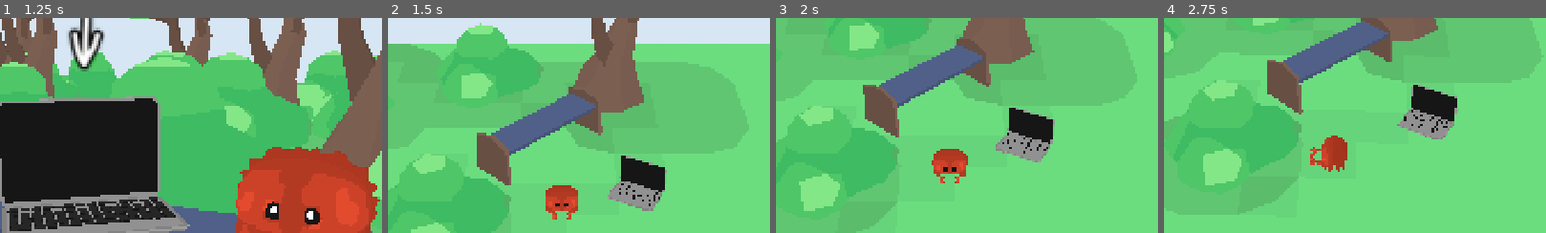
Above: before the commit, frames 1-4 (left to right).
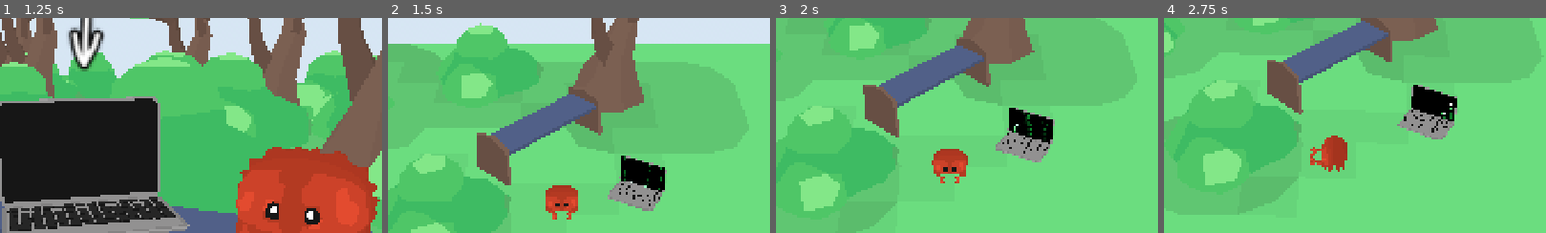
Above: after the commit, the same moments.

Repository: EnotCoder/my_friend_is_fgoty
Game: Godot game, scene res://scenes/main.tscn
The game is run twice, just before and just after one commit, with the same random seed, the same clock (stepped at 60 frames per second) and the same inputs.
Inputs (mouse positions are % of the whole screen's width and height, from its top left):
- Up to frame 1 (1.25 s): move the mouse to (72, 45) at 0.52 s; tap A (A) at 0.6 s; click (72, 45) at 0.67 s; tap D (D) at 0.8 s
- Up to frame 2 (1.5 s): move the mouse to (30, 55) at 1.27 s; tap D (D) at 1.35 s; click (30, 55) at 1.42 s
- Up to frame 3 (2 s): tap S (S) at 1.55 s
- Up to frame 4 (2.75 s): move the mouse to (60, 28) at 2.02 s; tap S (S) at 2.1 s; click (60, 28) at 2.17 s; tap A (A) at 2.3 s
The pictures show only the part of the screen within x 27-77%, y 20-70%; the shares and areas given below are measured in that part.

Frame 1 is identical in both runs. In frame 2, less than 0.1% of the frame differs, in the area x 61-72%, y 64-80%; in frame 3, 0.1%, in the area x 62-72%, y 44-55%; in frame 4, less than 0.1%.

Commit message:
add outline select_obj

Diff:
--- a/scenes/level_1.tscn
+++ b/scenes/level_1.tscn
@@ -10,9 +10,12 @@
 [ext_resource type="PackedScene" uid="uid://c6xmstywcsofl" path="res://action_scene/player.tscn" id="5_fcfvj"]
 [ext_resource type="Shape3D" uid="uid://bbme7xxi5kbil" path="res://collisions/level_1_cysts.tres" id="6_e3sih"]
 [ext_resource type="ArrayMesh" uid="uid://pwvh6llbvf7f" path="res://meshes/mac/mac.res" id="10_2os1m"]
+[ext_resource type="Shader" uid="uid://b700fs1jyol2f" path="res://shaders/select_object.gdshader" id="10_6dial"]
+[ext_resource type="Shader" uid="uid://2i1mls7c23vy" path="res://shaders/mac_fon.gdshader" id="11_2aecg"]
 [ext_resource type="ArrayMesh" uid="uid://bdhhbtiu5dm2q" path="res://meshes/mac/mac_screen_off.res" id="11_go7sj"]
 [ext_resource type="ArrayMesh" uid="uid://khnljtkcmvgi" path="res://meshes/sitting.res" id="12_go7sj"]
 [ext_resource type="Shape3D" uid="uid://cikeb1mxchxph" path="res://collisions/sitting.tres" id="13_7gny6"]
+[ext_resource type="Script" uid="uid://cr7h1b8xe1to2" path="res://scripts/action/select_object_area.gd" id="14_7nomh"]
 
 [sub_resource type="ProceduralSkyMaterial" id="ProceduralSkyMaterial_bswci"]
 sky_top_color = Color(0.8263835, 0.9028206, 0.96717495, 1)
@@ -29,10 +32,52 @@
 adjustment_enabled = true
 adjustment_saturation = 0.8
 
-[sub_resource type="BoxShape3D" id="BoxShape3D_7gny6"]
-size = Vector3(0.8286743, 0.5415039, 0.18261719)
+[sub_resource type="ShaderMaterial" id="ShaderMaterial_1s4pk"]
+render_priority = 0
+shader = ExtResource("10_6dial")
+shader_parameter/highlight_color = Color(0.3, 0.85, 1, 1)
+shader_parameter/opacity = 0.0
+shader_parameter/stripe_spacing = 12.0
+shader_parameter/stripe_width = 0.3
+shader_parameter/stripe_speed = 20.0
+
+[sub_resource type="ShaderMaterial" id="ShaderMaterial_7gny6"]
+render_priority = 0
+shader = ExtResource("11_2aecg")
+shader_parameter/background_color = Color(0.018, 0.025, 0.045, 1)
+shader_parameter/code_color = Color(0.05, 0.95, 0.2, 1)
+shader_parameter/head_color = Color(0.7, 1, 0.8, 1)
+shader_parameter/columns = 64.0
+shader_parameter/rows = 22.0
+shader_parameter/fall_speed = 35.0
+shader_parameter/trail_length = 14.0
+shader_parameter/symbol_change_speed = 10.0
+shader_parameter/brightness = 1.0
+shader_parameter/scanline_strength = 0.06
+shader_parameter/flip_y = false
+
+[sub_resource type="ShaderMaterial" id="ShaderMaterial_x2xxo"]
+render_priority = 0
+shader = ExtResource("10_6dial")
+shader_parameter/highlight_color = Color(0.3, 0.85, 1, 1)
+shader_parameter/opacity = 0.0
+shader_parameter/stripe_spacing = 12.0
+shader_parameter/stripe_width = 0.3
+shader_parameter/stripe_speed = 20.0
 
 [sub_resource type="BoxShape3D" id="BoxShape3D_jmwk8"]
+
+[sub_resource type="ShaderMaterial" id="ShaderMaterial_7nomh"]
+render_priority = 0
+shader = ExtResource("10_6dial")
+shader_parameter/highlight_color = Color(0.3, 0.85, 1, 1)
+shader_parameter/opacity = 0.0
+shader_parameter/stripe_spacing = 12.0
+shader_parameter/stripe_width = 0.3
+shader_parameter/stripe_speed = 20.0
+
+[sub_resource type="BoxShape3D" id="BoxShape3D_jbj1t"]
+size = Vector3(2.5407715, 0.9342041, 1)
 
 [node name="Level1" type="Node3D" unique_id=928790142]
 
@@ -85,28 +130,44 @@
 
 [node name="Mac" type="MeshInstance3D" parent="." unique_id=1835450423]
 transform = Transform3D(0.33545148, 0, -0.94205743, 0, 1, 0, 0.94205743, 0, 0.33545148, 1.3624223, -0.21848449, -0.48973668)
+material_overlay = SubResource("ShaderMaterial_1s4pk")
 mesh = ExtResource("10_2os1m")
 
-[node name="mac_screen_off" type="MeshInstance3D" parent="Mac" unique_id=26171760]
+[node name="mac_screen_code" type="MeshInstance3D" parent="Mac" unique_id=26171760]
+material_override = SubResource("ShaderMaterial_7gny6")
+material_overlay = SubResource("ShaderMaterial_x2xxo")
 mesh = ExtResource("11_go7sj")
 
-[node name="area" type="Area3D" parent="Mac" unique_id=111659120]
+[node name="area" type="Area3D" parent="Mac" unique_id=111659120 node_paths=PackedStringArray("shader_obj")]
 transform = Transform3D(0.7592713, 0, 0.65077424, 0, 1, 0, -0.65077424, 0, 0.7592713, -0.093156934, 0.23613197, -0.111831546)
+script = ExtResource("14_7nomh")
+shader_obj = [NodePath(".."), NodePath("../mac_screen_code")]
 
-[node name="collision" type="CollisionShape3D" parent="Mac/area" unique_id=413714349]
-transform = Transform3D(0.9999988, 0, -4.7683716e-07, 0, 1, 0, 4.7683716e-07, 0, 0.9999988, 0, 0, 0)
-shape = SubResource("BoxShape3D_7gny6")
+[node name="CollisionShape3D" type="CollisionShape3D" parent="Mac/area" unique_id=894546601]
+transform = Transform3D(1, 0, 0, 0, 1, 0, 0, 0, 1, 0.074543834, 0, 0.1686486)
+shape = SubResource("BoxShape3D_jmwk8")
 
 [node name="static" type="StaticBody3D" parent="Mac" unique_id=866579551]
+input_ray_pickable = false
 
 [node name="CollisionShape3D" type="CollisionShape3D" parent="Mac/static" unique_id=2027874632]
 shape = SubResource("BoxShape3D_jmwk8")
 
 [node name="Sitting" type="MeshInstance3D" parent="." unique_id=969822811]
 transform = Transform3D(0.70710677, 0, 0.70710677, 0, 1, 0, -0.70710677, 0, 0.70710677, -0.40396464, 0.16140664, -1.9319048)
+material_overlay = SubResource("ShaderMaterial_7nomh")
 mesh = ExtResource("12_go7sj")
 
 [node name="static" type="StaticBody3D" parent="Sitting" unique_id=213404249]
 
 [node name="CollisionShape3D" type="CollisionShape3D" parent="Sitting/static" unique_id=625048689]
 shape = ExtResource("13_7gny6")
+
+[node name="area" type="Area3D" parent="Sitting" unique_id=2091682386 node_paths=PackedStringArray("shader_obj")]
+transform = Transform3D(1, 0, 0, 0, 1, 0, 0, 0, 1, -0.093156934, 0.23613197, -0.111831546)
+script = ExtResource("14_7nomh")
+shader_obj = [NodePath("..")]
+
+[node name="CollisionShape3D" type="CollisionShape3D" parent="Sitting/area" unique_id=333156204]
+transform = Transform3D(1, 0, 0, 0, 1, 0, 0, 0, 1, 0.10664815, -0.25457764, 0.16864884)
+shape = SubResource("BoxShape3D_jbj1t")
--- /dev/null
+++ b/scripts/action/select_object_area.gd
@@ -0,0 +1,34 @@
+extends Area3D
+
+@export var shader_obj: Array[MeshInstance3D];
+
+func _ready() -> void:
+	for obj in shader_obj:
+		if not is_instance_valid(obj):
+			continue
+
+		if obj.material_overlay is ShaderMaterial:
+			obj.material_overlay = obj.material_overlay.duplicate()
+
+	set_select_opacity(0.0)
+
+	mouse_entered.connect(show_select_shader)
+	mouse_exited.connect(hide_select_shader)
+
+func show_select_shader() -> void:
+	set_select_opacity(1.0)
+
+
+func hide_select_shader() -> void:
+	set_select_opacity(0.0)
+
+
+func set_select_opacity(value: float) -> void:
+	for obj in shader_obj:
+		if not is_instance_valid(obj):
+			continue
+
+		var material := obj.material_overlay as ShaderMaterial
+
+		if material:
+			material.set_shader_parameter("opacity", value)
--- /dev/null
+++ b/shaders/mac_fon.gdshader
@@ -0,0 +1,169 @@
+shader_type spatial;
+render_mode unshaded, cull_disabled;
+
+uniform vec3 background_color : source_color = vec3(0.002, 0.008, 0.003);
+uniform vec3 code_color : source_color = vec3(0.05, 0.95, 0.2);
+uniform vec3 head_color : source_color = vec3(0.7, 1.0, 0.8);
+
+uniform float columns : hint_range(10.0, 100.0) = 48.0;
+uniform float rows : hint_range(10.0, 80.0) = 30.0;
+
+// Скорость в строках за секунду.
+uniform float fall_speed : hint_range(1.0, 100.0) = 35.0;
+
+// Длина светящегося хвоста в строках.
+uniform float trail_length : hint_range(3.0, 40.0) = 14.0;
+
+// Частота изменения символов.
+uniform float symbol_change_speed : hint_range(0.0, 30.0) = 10.0;
+
+uniform float brightness : hint_range(0.2, 3.0) = 1.2;
+uniform float scanline_strength : hint_range(0.0, 0.3) = 0.08;
+uniform bool flip_y = false;
+
+
+float random_value(vec2 p) {
+	return fract(
+		sin(dot(p, vec2(127.1, 311.7))) * 43758.5453
+	);
+}
+
+
+float rectangle(vec2 p, vec2 minimum, vec2 maximum) {
+	vec2 inside = step(minimum, p) * (1.0 - step(maximum, p));
+	return inside.x * inside.y;
+}
+
+
+// Процедурный псевдосимвол на сетке 4 × 6.
+float glyph(vec2 cell_uv, vec2 seed) {
+	float bounds = rectangle(
+		cell_uv,
+		vec2(0.15, 0.1),
+		vec2(0.85, 0.9)
+	);
+
+	vec2 glyph_uv = (
+		cell_uv - vec2(0.15, 0.1)
+	) / vec2(0.7, 0.8);
+
+	vec2 pixel = floor(glyph_uv * vec2(4.0, 6.0));
+	vec2 pixel_uv = fract(glyph_uv * vec2(4.0, 6.0));
+
+	float ink = step(
+		0.47,
+		random_value(seed + pixel * vec2(13.7, 7.9))
+	);
+
+	// Небольшие промежутки между пикселями символа.
+	float pixel_shape = rectangle(
+		pixel_uv,
+		vec2(0.04),
+		vec2(0.96)
+	);
+
+	return bounds * ink * pixel_shape;
+}
+
+
+void fragment() {
+	vec2 uv = UV;
+
+	if (flip_y) {
+		uv.y = 1.0 - uv.y;
+	}
+
+	vec2 grid = uv * vec2(columns, rows);
+	vec2 cell = floor(grid);
+	vec2 cell_uv = fract(grid);
+
+	float column_id = cell.x;
+
+	// Разная скорость для каждого столбца.
+	float speed_multiplier = mix(
+		0.65,
+		1.65,
+		random_value(vec2(column_id, 1.0))
+	);
+
+	// Разная длина хвоста.
+	float length_multiplier = mix(
+		0.6,
+		1.4,
+		random_value(vec2(column_id, 2.0))
+	);
+
+	float tail = trail_length * length_multiplier;
+
+	// Между хвостом одного потока и следующим есть промежуток.
+	float cycle_length = rows + tail + 8.0;
+
+	float offset = random_value(
+		vec2(column_id, 3.0)
+	) * cycle_length;
+
+	// Координата головы потока. Рост Y — движение вниз.
+	float head_position = mod(
+		TIME * fall_speed * speed_multiplier + offset,
+		cycle_length
+	);
+
+	// Расстояние от символа до головы вдоль хвоста.
+	float distance_to_head = mod(
+		head_position - cell.y,
+		cycle_length
+	);
+
+	float trail = 1.0 - smoothstep(
+		0.0,
+		tail,
+		distance_to_head
+	);
+
+	// Самая яркая часть потока.
+	float head = 1.0 - smoothstep(
+		0.0,
+		1.8,
+		distance_to_head
+	);
+
+	// Символы периодически меняют рисунок.
+	float symbol_frame = floor(
+		TIME * symbol_change_speed
+	);
+
+	vec2 seed = vec2(
+		column_id * 19.3 + symbol_frame,
+		cell.y * 7.1
+	);
+
+	float character = glyph(cell_uv, seed);
+
+	// Разная яркость отдельных символов.
+	float variation = mix(
+		0.45,
+		1.0,
+		random_value(cell + vec2(symbol_frame, 0.0))
+	);
+
+	vec3 ink_color = mix(code_color, head_color, head);
+	float intensity = trail * variation + head * 0.7;
+
+	vec3 color = background_color;
+	color += ink_color * character * intensity;
+
+	// Слабое свечение под яркой головой потока.
+	float horizontal_glow = 1.0 - smoothstep(
+		0.0,
+		0.5,
+		abs(cell_uv.x - 0.5)
+	);
+
+	color += code_color * head * horizontal_glow * 0.06;
+
+	// Полосы экрана.
+	float scanlines = 0.5 + 0.5 * sin(uv.y * 1000.0);
+	color *= 1.0 - scanlines * scanline_strength;
+
+	ALBEDO = color * brightness;
+}
--- /dev/null
+++ b/shaders/select_object.gdshader
@@ -0,0 +1,33 @@
+shader_type spatial;
+render_mode unshaded, blend_mix, depth_draw_never;
+
+uniform vec3 highlight_color : source_color = vec3(0.3, 0.85, 1.0);
+uniform float opacity : hint_range(0.0, 1.0) = 0.0;
+
+uniform float stripe_spacing : hint_range(4.0, 40.0) = 12.0;
+uniform float stripe_width : hint_range(0.05, 0.9) = 0.3;
+uniform float stripe_speed : hint_range(0.0, 100.0) = 20.0;
+
+void fragment() {
+	// Диагональные полосы в экранных координатах.
+	float coordinate = (
+		FRAGCOORD.x + FRAGCOORD.y + TIME * stripe_speed
+	) / stripe_spacing;
+
+	float pattern = fract(coordinate);
+
+	// Сглаживаем края полос.
+	float edge = min(fwidth(coordinate), 0.1);
+	float stripe =
+		smoothstep(0.0, edge, pattern)
+		* (1.0 - smoothstep(
+			stripe_width - edge,
+			stripe_width,
+			pattern
+		));
+
+	ALBEDO = highlight_color;
+
+	// Слабая заливка между полосами и более яркие полосы.
+	ALPHA = opacity * mix(0.08, 0.65, stripe);
+}
Not shown, added: scripts/action/select_object_area.gd.uid
Not shown, added: shaders/mac_fon.gdshader.uid
Not shown, added: shaders/select_object.gdshader.uid
